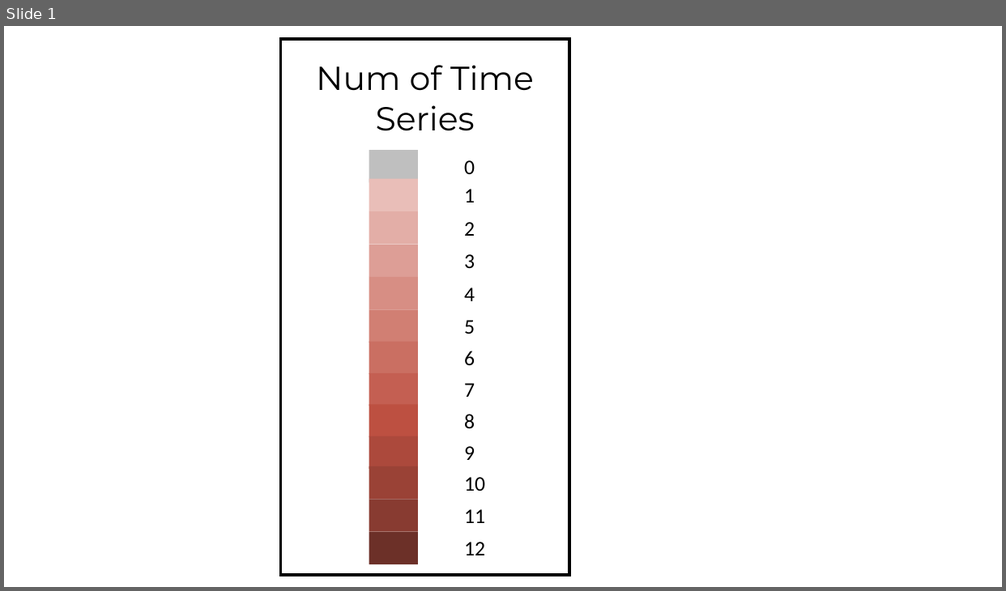
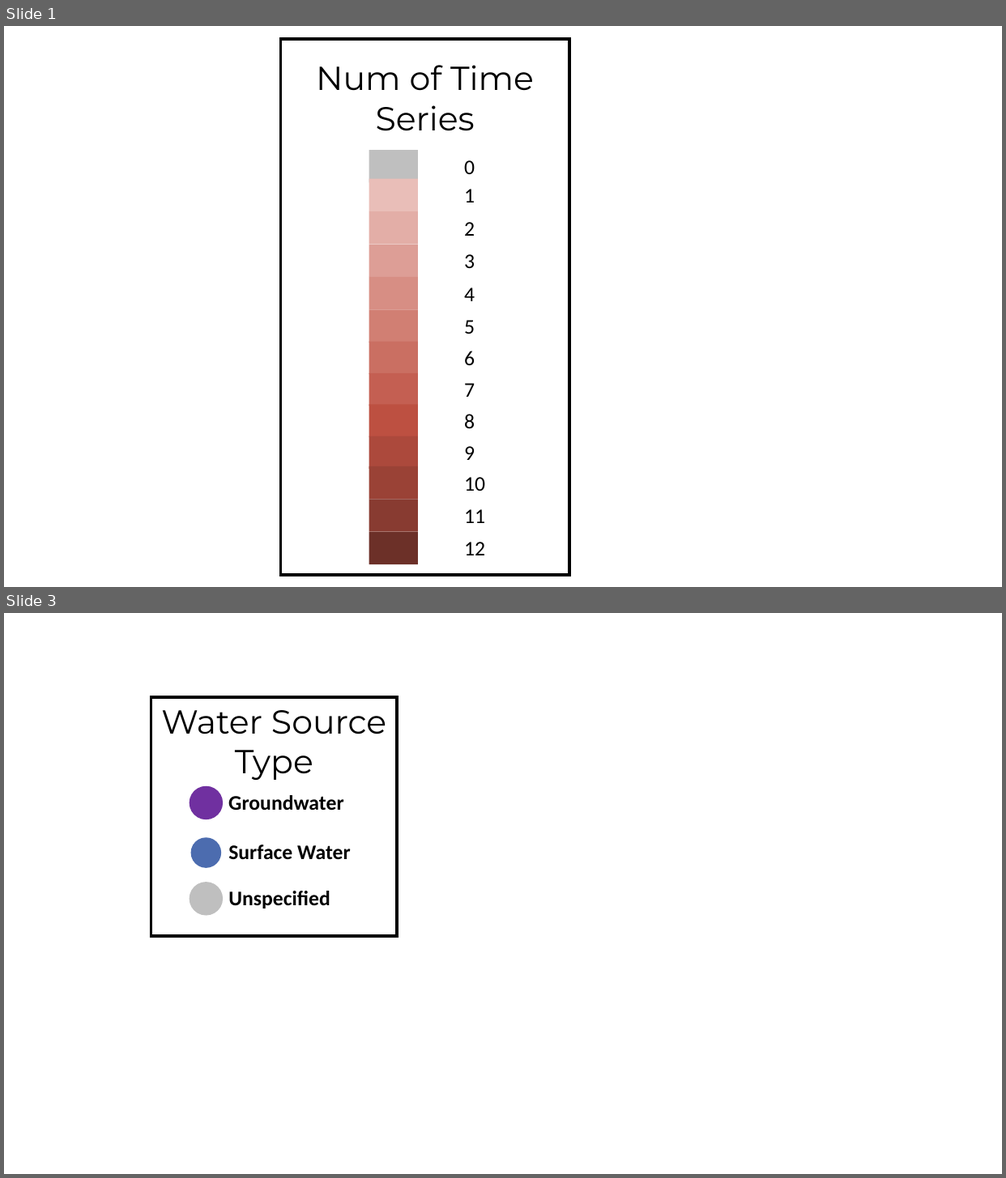
Before and after one commit to WSWCWaterDataExchange/WaDE2.0Apps, a slide deck: SSPS_Demo/NotEssentialData/custom images.pptx. Shown one above the other, each under a label of ours: slide 1 before the commit, slides 1 and 3 after it; the slides between them are not shown. The pictures are 1006x591 and 1006x1178 pixels, drawn with LibreOffice and Linux fonts; fonts in the diff are those of the drawing. Boxes give left, top, right and bottom in pixels: in the first picture for what was removed or moved away, otherwise in the second. Text is boxed around its words. In the diff, an @@ line names an element or a change of style, - is before the commit and + after.

```diff
--- a/SSPS_Demo/NotEssentialData/custom images.pptx
+++ b/SSPS_Demo/NotEssentialData/custom images.pptx
@@ slide 3 added at (4, 613, 1002, 1174), background #FFFFFF @@
@@ rectangle added at (151, 697, 396, 937), fill #FFFFFF, outline #000000 3 pt @@
@@ text added at (161, 710, 386, 780), 32 pt, text #000000 @@
+Water Source Type
@@ ellipse added at (191, 787, 222, 818), fill #7030A0, outline #7030A0 3 pt @@
@@ text added at (228, 795, 343, 811), 20 pt, text #000000, bold @@
+Groundwater
@@ ellipse added at (191, 837, 222, 868), fill #002F8E at 70% opacity @@
@@ text added at (228, 845, 351, 860), 20 pt, text #000000, bold @@
+Surface Water
@@ ellipse added at (191, 884, 222, 914), fill #BFBFBF, outline #BFBFBF 3 pt @@
@@ text added at (228, 891, 330, 909), 20 pt, text #000000, bold @@
+Unspecified
```
Also in this commit, not shown: 2 other slides added, 29 other files.
